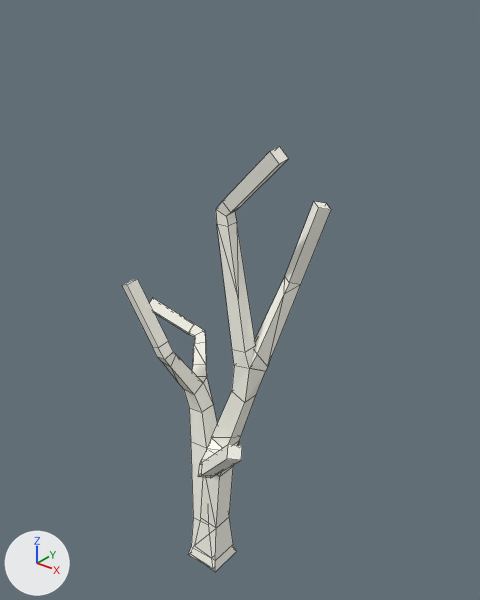
A saved change to the Blender file 3D mallit/talvi_koivu2.blend.
One viewpoint serves both versions: a 50 mm lens placed at (15.6, -17.4, 25.5), pointed at (0.9, 0.9, 14.1). Lighting does not change. The marker at lower left points along +X, +Y and +Z. Mesh edges are drawn as thin lines.
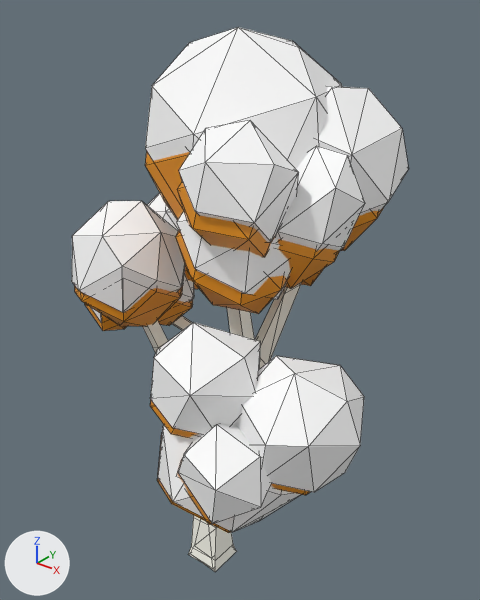
Where the change shows, as pixel boxes (x1, y1, x2, y2) in the pictures (480 x 600 px):
'Icosphere.001', added
    after: (72, 27, 408, 532)
'Icosphere', added
    after: (75, 152, 384, 533)
'Cube', unchanged, covered by the edit
    before: (122, 146, 331, 572)
    after: (143, 282, 302, 572)

The change, as a diff of the scene's bpy script:
```diff
--- a/3D mallit/talvi_koivu2.blend.py
+++ b/3D mallit/talvi_koivu2.blend.py
@@ mat_material_003 @@
+mat_material_003 = principled_material('Material.003')
+mat_material_003.base_color = (1.0, 1.0, 1.0)  # white #ffffff
@@ mat_material_002 @@
+mat_material_002 = principled_material('Material.002')
+mat_material_002.base_color = (0.801, 0.288, 0.00584)  # orange #e79212
@@ me_icosphere_002 @@
+me_icosphere_002.from_pydata(...)  # 712 vertices, 1360 faces; spans x -0.95..7.96, y -3.73..2.36, z -1.92..4.51
+me_icosphere_002.materials.append(mat_material_003)  # white #ffffff
@@ me_icosphere_001 @@
+me_icosphere_001.from_pydata(...)  # 319 vertices, 570 faces; spans x -1.04..8.05, y -3.69..2.36, z -1.91..4.5
+me_icosphere_001.materials.append(mat_material_002)  # orange #e79212
@@ ob_icosphere_001 @@
+ob_icosphere_001 = bpy.data.objects.new('Icosphere.001', me_icosphere_002)
+ob_icosphere_001.location = (-5.68, 1.19, 13.87)
+ob_icosphere_001.scale = (1.83, 2.26, 2.26)
+_m = ob_icosphere_001.modifiers.new('Decimate', 'DECIMATE')
+_m.ratio = 0.42
@@ ob_icosphere @@
+ob_icosphere = bpy.data.objects.new('Icosphere', me_icosphere_001)
+ob_icosphere.location = (-5.64, 1.14, 13.43)
+ob_icosphere.scale = (1.77, 2.2, 2.2)
```
